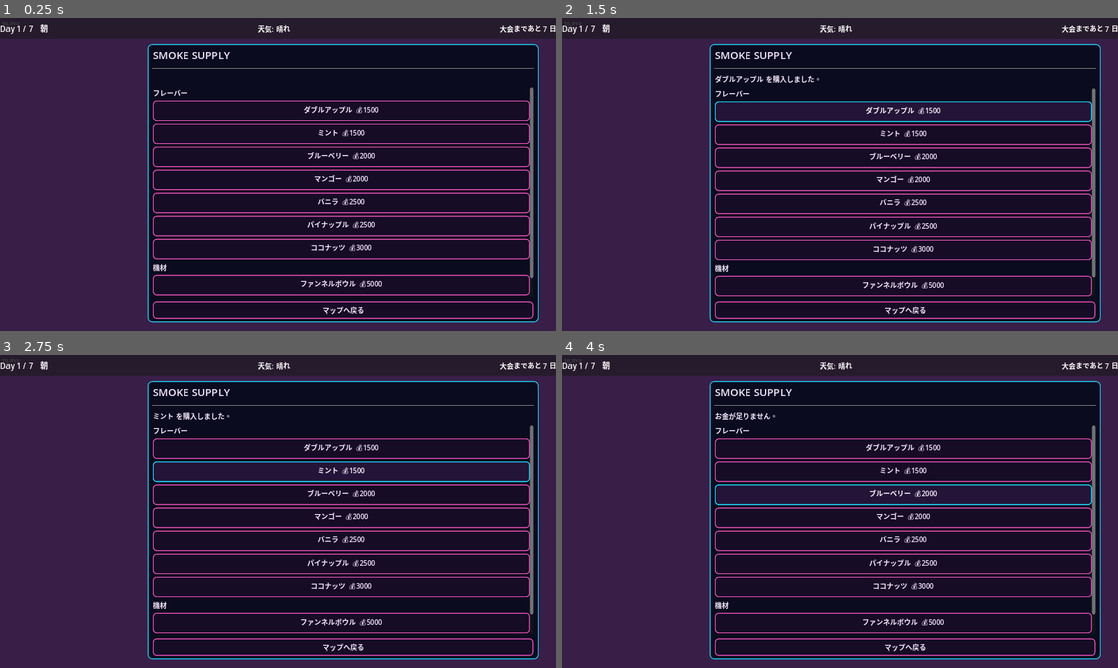
Above: before the commit, frames 1-4 (two rows, left to right).
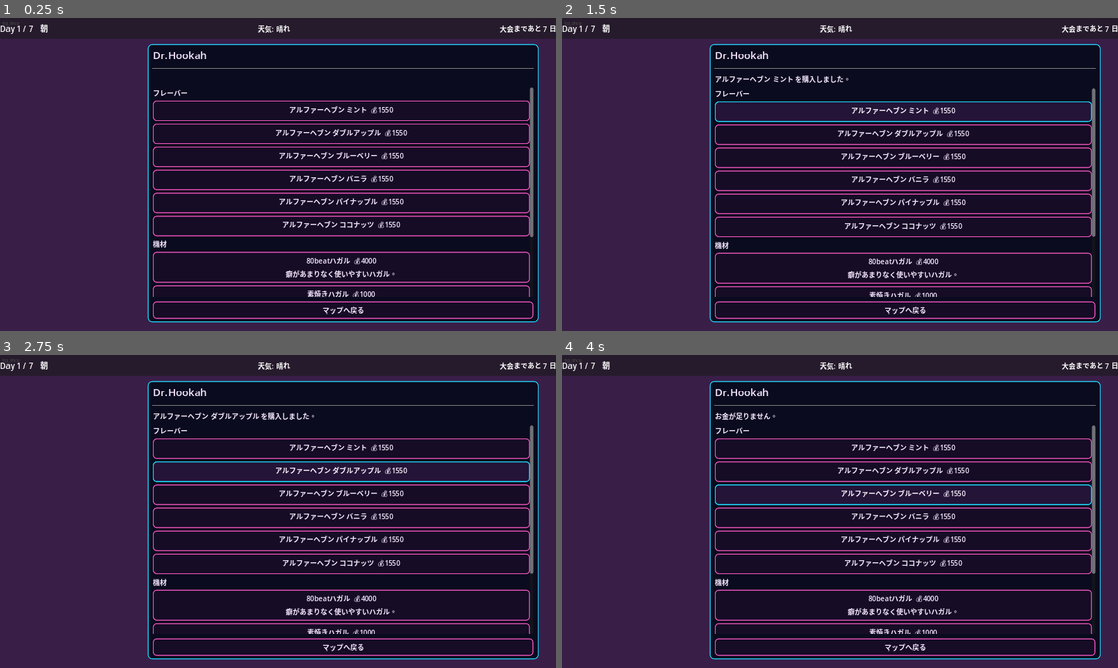
Above: after the commit, the same moments.

Repository: haseatsu114514-dot/shisha-game
Game: Godot game, scene res://scenes/daily/shop.tscn
The game is run twice, just before and just after one commit, with the same random seed, the same clock (stepped at 60 frames per second) and the same inputs. This scene is started directly instead of the project's main scene.
Inputs (mouse positions are in pixels of both pictures, inside the frame that each line leads up to):
- Up to frame 1 (0.25 s): no input
- Up to frame 2 (1.5 s): click (901, 111) at 0.5 s, where only the run before the commit has a clickable "ダブルアップル 💰1500"; click (901, 111) at 1.25 s, where only the run after the commit has a clickable "アルファーヘブン ミント 💰1550"
- Up to frame 3 (2.75 s): click (339, 470) at 2 s, where only the run before the commit has a clickable "ミント 💰1500"
- Up to frame 4 (4 s): click (901, 470) at 2.75 s, where only the run after the commit has a clickable "アルファーヘブン ダブルアップル 💰1550"; click (901, 495) at 3.5 s, where only the run before the commit has a clickable "ブルーベリー 💰2000"

The runs differ from the first frame. In frame 1, 4.5% of the frame differs, in the area x 27-96%, y 10-90%; in frame 2, 4.3%; in frame 3, 4.3%; in frame 4, 4.0%.

Commit message:
Update Dr.Hookah shop naming and unified flavor pricing

Diff:
--- a/data/equipment.json
+++ b/data/equipment.json
@@ -1,18 +1,36 @@
 {
   "equipment": [
     {
-      "id": "funnel_bowl",
+      "id": "hagal_80beat",
       "type": "bowl",
-      "name": "ファンネルボウル",
-      "price": 5000,
-      "value": "funnel"
+      "name": "80beatハガル",
+      "price": 4000,
+      "value": "hagal_80beat",
+      "description": "癖があまりなく使いやすいハガル。"
     },
     {
-      "id": "kaloud_hms",
+      "id": "suyaki_hagal",
+      "type": "bowl",
+      "name": "素焼きハガル",
+      "price": 1000,
+      "value": "suyaki",
+      "description": "同じ味を使うほど育つ。最初は土の味が少しする。"
+    },
+    {
+      "id": "tanukish_lid",
       "type": "hms",
-      "name": "カロードHMS",
-      "price": 8000,
-      "value": "kaloud"
+      "name": "タヌキッシュリッド",
+      "price": 2000,
+      "value": "tanukish_lid",
+      "description": "使いやすく癖が少ない。素焼きサイズには使えない。"
+    },
+    {
+      "id": "winkwink_hagal",
+      "type": "hms",
+      "name": "winkwinkハガル",
+      "price": 3000,
+      "value": "winkwink_hagal",
+      "description": "素焼きなど大きいハガル向け。熱持ちは良いが熱が入りづらい。"
     }
   ]
 }
--- a/data/flavors.json
+++ b/data/flavors.json
@@ -1,11 +1,10 @@
 {
   "flavors": [
-    {"id": "double_apple", "name": "ダブルアップル", "price": 1500},
-    {"id": "mint", "name": "ミント", "price": 1500},
-    {"id": "blueberry", "name": "ブルーベリー", "price": 2000},
-    {"id": "mango", "name": "マンゴー", "price": 2000},
-    {"id": "vanilla", "name": "バニラ", "price": 2500},
-    {"id": "pineapple", "name": "パイナップル", "price": 2500},
-    {"id": "coconut", "name": "ココナッツ", "price": 3000}
+    {"id": "mint", "name": "アルファーヘブン ミント", "price": 1550},
+    {"id": "double_apple", "name": "アルファーヘブン ダブルアップル", "price": 1550},
+    {"id": "blueberry", "name": "アルファーヘブン ブルーベリー", "price": 1550},
+    {"id": "vanilla", "name": "アルファーヘブン バニラ", "price": 1550},
+    {"id": "pineapple", "name": "アルファーヘブン パイナップル", "price": 1550},
+    {"id": "coconut", "name": "アルファーヘブン ココナッツ", "price": 1550}
   ]
 }
--- a/scenes/daily/shop.tscn
+++ b/scenes/daily/shop.tscn
@@ -44,7 +44,7 @@
 [node name="Title" type="Label" parent="Panel/VBox/HeaderHBox"]
 layout_mode = 2
 theme_override_font_sizes/font_size = 24
-text = "SMOKE SUPPLY"
+text = "Dr.Hookah"
 
 [node name="Spacer" type="Control" parent="Panel/VBox/HeaderHBox"]
 layout_mode = 2
--- a/scripts/autoload/player_data.gd
+++ b/scripts/autoload/player_data.gd
@@ -1,13 +1,13 @@
 extends Node
 
 const FLAVOR_NAME_MAP := {
-	"double_apple": "ダブルアップル",
-	"mint": "ミント",
-	"blueberry": "ブルーベリー",
+	"double_apple": "アルファーヘブン ダブルアップル",
+	"mint": "アルファーヘブン ミント",
+	"blueberry": "アルファーヘブン ブルーベリー",
 	"mango": "マンゴー",
-	"vanilla": "バニラ",
-	"pineapple": "パイナップル",
-	"coconut": "ココナッツ",
+	"vanilla": "アルファーヘブン バニラ",
+	"pineapple": "アルファーヘブン パイナップル",
+	"coconut": "アルファーヘブン ココナッツ",
 }
 
 var stat_technique: int = 10
@@ -92,6 +92,7 @@
 func add_flavor(flavor_id: String, amount: int) -> void:
 	for item in flavor_inventory:
 		if item.get("id", "") == flavor_id:
+			item["name"] = FLAVOR_NAME_MAP.get(flavor_id, flavor_id)
 			item["amount"] = int(item.get("amount", 0)) + amount
 			return
 
--- a/scripts/daily/map.gd
+++ b/scripts/daily/map.gd
@@ -93,7 +93,7 @@
 	var spots: Array = []
 	if CalendarManager.current_time == "noon":
 		spots.append({"id": "chillhouse", "label": "チルハウス"})
-		spots.append({"id": "shop", "label": "シーシャショップ"})
+		spots.append({"id": "shop", "label": "Dr.Hookah"})
 		if CalendarManager.current_day >= 2:
 			spots.append({"id": "naru", "label": "なるの店"})
 			spots.append({"id": "adam", "label": "アダムの店"})
--- a/scripts/daily/shop.gd
+++ b/scripts/daily/shop.gd
@@ -52,7 +52,12 @@
 
 func _add_item_button(item: Dictionary, item_type: String) -> void:
 	var button = Button.new()
-	button.text = "%s  💰%d" % [str(item.get("name", "item")), int(item.get("price", 0))]
+	var name = str(item.get("name", "item"))
+	var price = int(item.get("price", 0))
+	var description = str(item.get("description", ""))
+	button.text = "%s  💰%d" % [name, price]
+	if description != "":
+		button.text += "\n%s" % description
 	button.size_flags_horizontal = Control.SIZE_EXPAND_FILL
 	button.pressed.connect(_on_buy_pressed.bind(item, item_type))
 	item_container.add_child(button)
@@ -60,6 +65,13 @@
 
 func _on_buy_pressed(item: Dictionary, item_type: String) -> void:
 	var price = int(item.get("price", 0))
+	if item_type == "equipment":
+		var equipment_type = str(item.get("type", ""))
+		var equipment_value = str(item.get("value", ""))
+		if equipment_type == "hms" and equipment_value == "tanukish_lid" and PlayerData.equipment_bowl == "suyaki":
+			info_label.text = "タヌキッシュリッドは素焼きハガルには使えません。"
+			return
+
 	if not PlayerData.spend_money(price):
 		info_label.text = "お金が足りません。"
 		return
@@ -80,6 +92,9 @@
 	elif equipment_type == "hms":
 		PlayerData.equipment_hms = str(item.get("value", "normal"))
 	info_label.text = "%s を購入しました。" % str(item.get("name", "機材"))
+	var description = str(item.get("description", ""))
+	if description != "":
+		info_label.text += "\n%s" % description
 
 
 func _maybe_add_recipe_hint() -> void:
